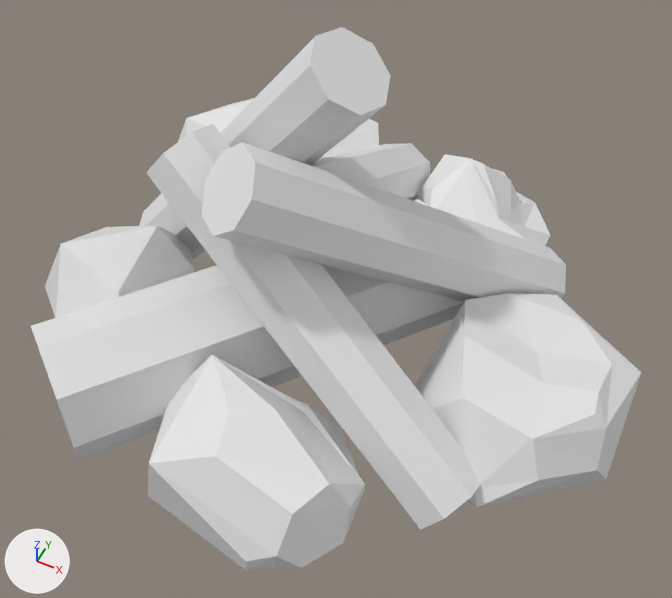
An edit to the Blender file TOOL_SHED/blends/fire.blend, drawn before and after from the same camera.
The view is the same before and after, from a 50 mm lens placed at (0.378, -0.699, 0.912), pointed at (0.052, -0.045, 0.095). Lighting does not change. The marker at lower left points along +X, +Y and +Z. The older version comes first.
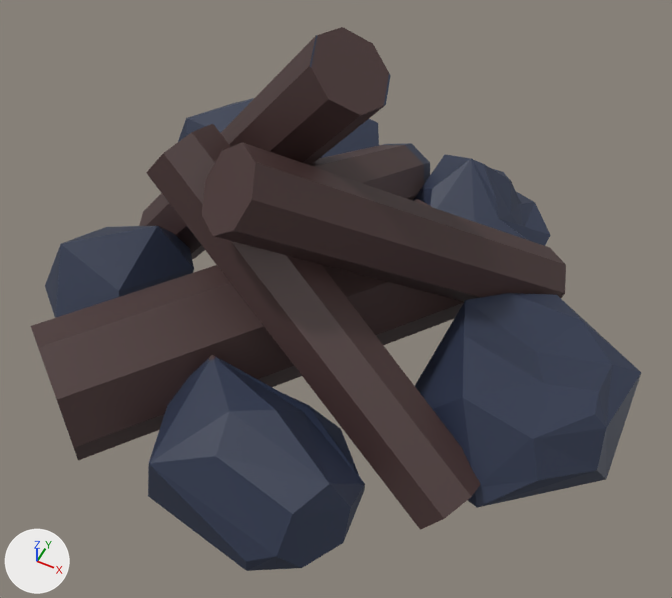
The newer file is also turned or shifted as a whole; pictures and numbers use the older file's frame.

Boxes [x1, y1, x2, y2] around the edits, measured in the pictures (672 x 598 px):
'Icosphere.002', recoloured (darker): [31, 27, 641, 571] in both

The edits, one by one:
Picture 'fire.png' (img_fire_png) is new.
Material 'Material.001' (mat_material_001) is new.
Its texture is img_fire_png.
me_icosphere_004 has 319 vertices, 193 faces and spans x -0.564..0.106, y -0.301..0.303, z -0.093..0.341.
me_icosphere_004 gains material mat_material_001 (picture img_fire_png).
